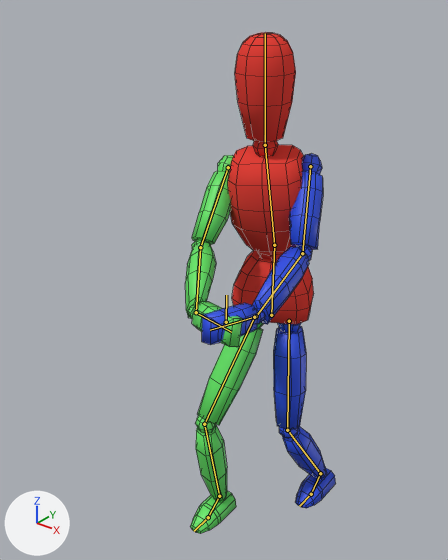
Renders of the Blender file Assets/Models/Template Entity.blend from each side of a commit.
Before and after are seen from a 50 mm camera at (0.97, -1.458, 1.76) aimed at (-0.053, -0.18, 0.967). The axes (+X, +Y, +Z) are drawn at lower left. The lights are the same throughout. Both versions are drawn at frame 26 of the action 'Attacking'; the numbers are the values there. The bones that bend it are drawn over the model as lines. Mesh edges are drawn as thin lines.
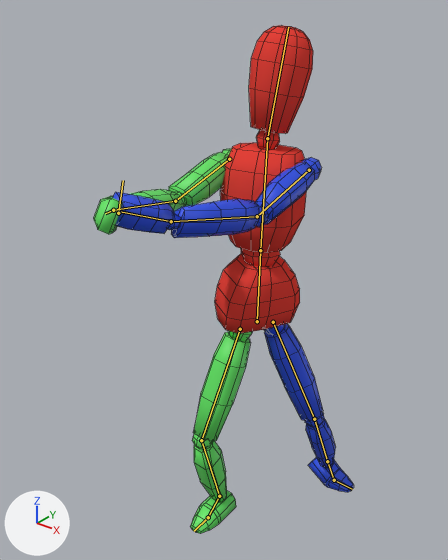
What differs and where, as boxes (x1, y1, x2, y2) in the pictures (448 x 560 px):
'Cube', posed (72% wider): before (185, 32, 336, 534); after (94, 26, 354, 534)
bone 'Hip', root to tip: before (271, 315) to (274, 245); after (257, 321) to (260, 250)
bone 'Spine', root to tip: before (274, 245) to (265, 145); after (260, 250) to (267, 138)
bone 'Head', root to tip: before (265, 145) to (265, 33); after (267, 138) to (288, 27)
bone 'Upper Arm.L', root to tip: before (310, 166) to (302, 253); after (309, 170) to (257, 216)
bone 'Lower Arm.L', root to tip: before (302, 253) to (256, 316); after (257, 216) to (171, 221)
bone 'Hand.L', root to tip: before (256, 316) to (210, 330); after (171, 221) to (114, 210)
bone 'Upper Arm.R', root to tip: before (228, 167) to (200, 247); after (229, 159) to (175, 201)
bone 'Lower Arm.R', root to tip: before (200, 247) to (196, 312); after (175, 201) to (113, 210)
bone 'Hand.R', root to tip: before (196, 312) to (231, 332); after (113, 210) to (105, 213)
bone 'Foot.L', root to tip: before (320, 473) to (311, 494); after (327, 461) to (334, 480)
bone 'Toes.L', root to tip: before (311, 494) to (299, 506); after (334, 480) to (352, 489)

What the commit changed:
Bone 'Hip' (bone_hip) moves from (0.0, -0.073, 0.0) to (0.0, -0.061, 0.082).
Bone 'Hip' (bone_hip) turns from (0, 24, 0) to (1, 62, -1) degrees about its own x, y and z.
Bone 'Spine' (bone_spine) turns from (11, 0, 5) to (-6, -48, 1) degrees about its own x, y and z.
Bone 'Head' (bone_head) turns from (-9, -25, 0) to (9, -137, -11) degrees about its own x, y and z.
Bone 'Upper Arm.L' (bone_upper_arm_l) turns from (52, 22, -66) to (67, -1, -127) degrees about its own x, y and z.
Bone 'Lower Arm.L' (bone_lower_arm_l) turns from (41, -14, -5) to (11, 21, -21) degrees about its own x, y and z.
Bone 'Hand.L' (bone_hand_l) turns from (24, 0, -17) to (9, -8, -9) degrees about its own x, y and z.
Bone 'Upper Arm.R' (bone_upper_arm_r) turns from (51, -16, 52) to (82, -20, -9) degrees about its own x, y and z.
Bone 'Lower Arm.R' (bone_lower_arm_r) turns from (42, 11, 4) to (2, -3, -29) degrees about its own x, y and z.
Bone 'Hand.R' (bone_hand_r) turns from (27, -7, 31) to (96, 62, 81) degrees about its own x, y and z.
Bone 'Foot.L' (bone_foot_l) turns from (0, 0, 0) to (-62, -63, 5) degrees about its own x, y and z.
Bone 'Toes.L' (bone_toes_l) turns from (0, 0, 0) to (-14, -8, 29) degrees about its own x, y and z.
Bone 'Leg IK.L' (bone_leg_ik_l) moves from (0.0, 0.186, -0.065) to (0.027, 0.233, -0.065).
Bone 'Pole Target.L' (bone_pole_target_l) moves from (0.074, 0.002, 0.0) to (0.483, -0.03, -0.257).
Bone 'Pole Target.R' (bone_pole_target_r) moves from (-0.065, 0.002, 0.0) to (0.001, 0.008, -0.051).
